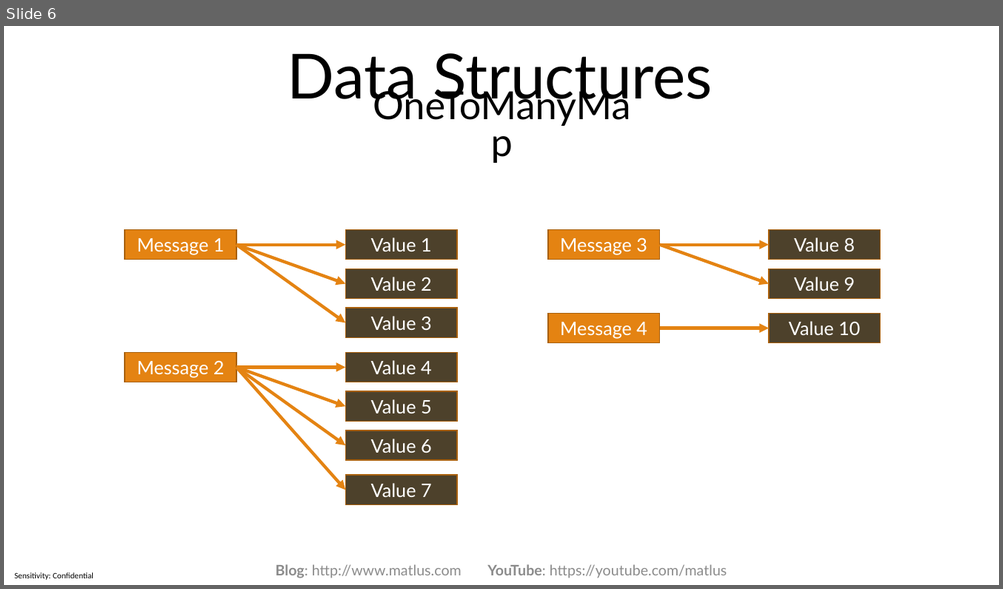
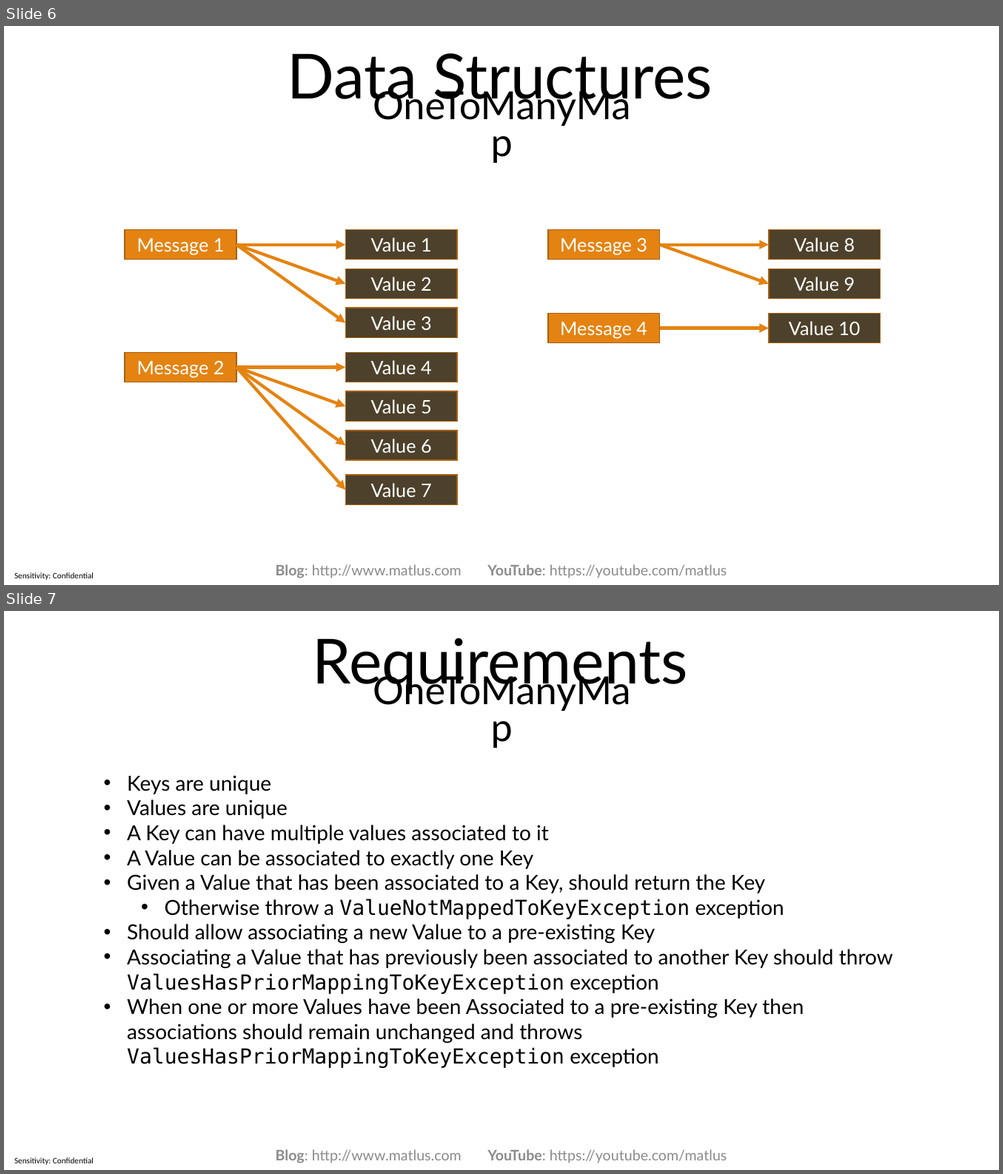
Before and after one commit to RanAvi/OneToManyMapBenchmark, a slide deck: Data Structures.pptx. Shown one above the other, each under a label of ours: slide 6 before the commit, slides 6 and 7 after it. The pictures are 1003x589 and 1003x1174 pixels, drawn with LibreOffice and Linux fonts; fonts in the diff are those of the drawing. Boxes give left, top, right and bottom in pixels: in the first picture for what was removed or moved away, otherwise in the second. Text is boxed around its words. In the diff, an @@ line names an element or a change of style, - is before the commit and + after.

```diff
--- a/Data Structures.pptx
+++ b/Data Structures.pptx
@@ slide 7 added at bbox=[4, 611, 999, 1170], background #FFFFFF; not listed: 1 template element that a slide beside it also shows @@
@@ title added at bbox=[312, 638, 688, 695], 60 pt, text #000000 @@
+Requirements
@@ text added at bbox=[361, 701, 643, 754], 37.4 pt, text #000000 @@
+OneToManyMap
@@ text added at bbox=[127, 775, 893, 1068], 20 pt, text #000000 @@
+• Keys are unique
+• Values are unique
+• A Key can have multiple values associated to it
+• A Value can be associated to exactly one Key
+• Given a Value that has been associated to a Key, should return the Key
+  • Otherwise throw a ValueNotMappedToKeyException exception
+• Should allow associating a new Value to a pre-existing Key
+• Associating a Value that has previously been associated to another Key should throw ValuesHasPriorMappingToKeyException exception
+• When one or more Values have been Associated to a pre-existing Key then associations should remain unchanged and throws ValuesHasPriorMappingToKeyException exception
@@ text added at bbox=[276, 1150, 727, 1164], 14 pt, text #8C8C8C @@
+Blog: http://www.matlus.com YouTube: https://youtube.com/matlus
```
Also in this commit, not shown: 2 other slides added, 7 other files.
